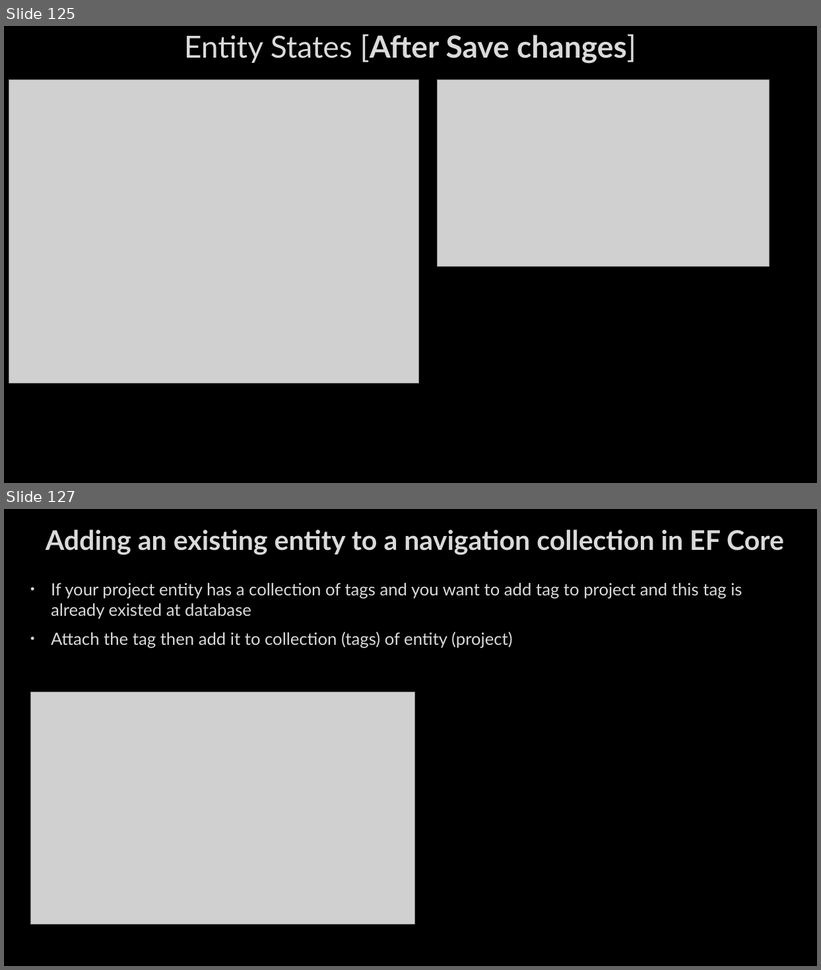
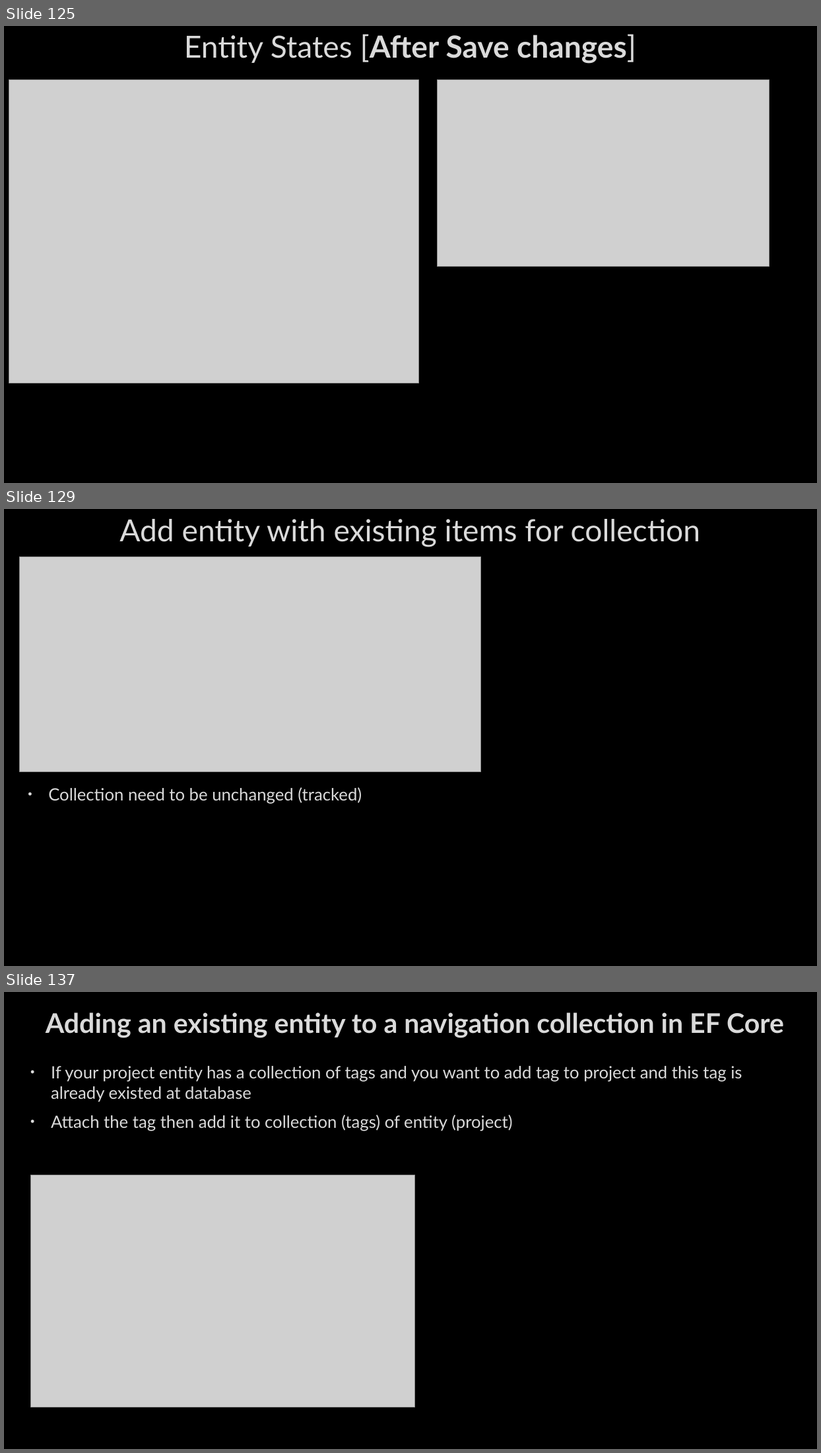
Before and after one commit to AhmedMohamedSamir1/Summary, a slide deck: Dot Net/1_C#, LINQ, EF,OOP&Solid.pptx. Shown one above the other, each under a label of ours: slides 125 and 127 before the commit, slides 125, 129 and 137 after it; the slides between them are not shown. The pictures are 821x970 and 821x1453 pixels, drawn with LibreOffice and Linux fonts; fonts in the diff are those of the drawing; grey boxes stand for pictures; background and template pictures are left out. Boxes give left, top, right and bottom in pixels: in the first picture for what was removed or moved away, otherwise in the second. Text is boxed around its words. In the diff, an @@ line names an element or a change of style, - is before the commit and + after.

```diff
--- a/Dot Net/1_C#, LINQ, EF,OOP&Solid.pptx
+++ b/Dot Net/1_C#, LINQ, EF,OOP&Solid.pptx
@@ slide 129 added at <box>4,509,817,966</box>, background picture (left out) @@
@@ title added at <box>120,519,700,547</box>, 36 pt, text #DADADA @@
+Add entity with existing items for collection
@@ picture added at <box>19,557,481,772</box> @@
@@ text added at <box>48,788,362,804</box>, 20 pt, text #DADADA @@
+• Collection need to be unchanged (tracked)
@@ what was slide 127 is now slide 137 @@
```
Also in this commit, not shown: 2 slides changed, 13 other slides added, 1 slide removed, 4 other files.
